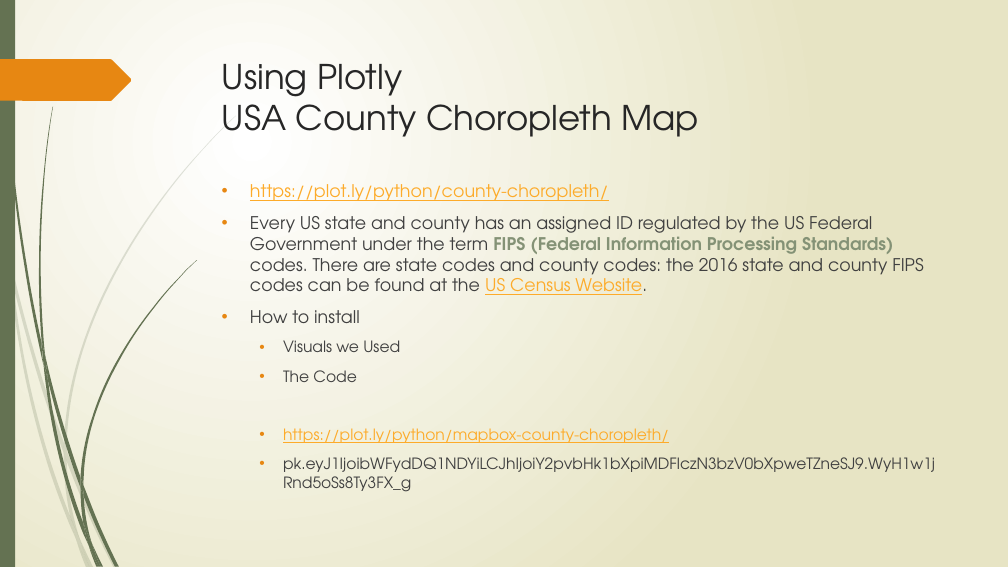
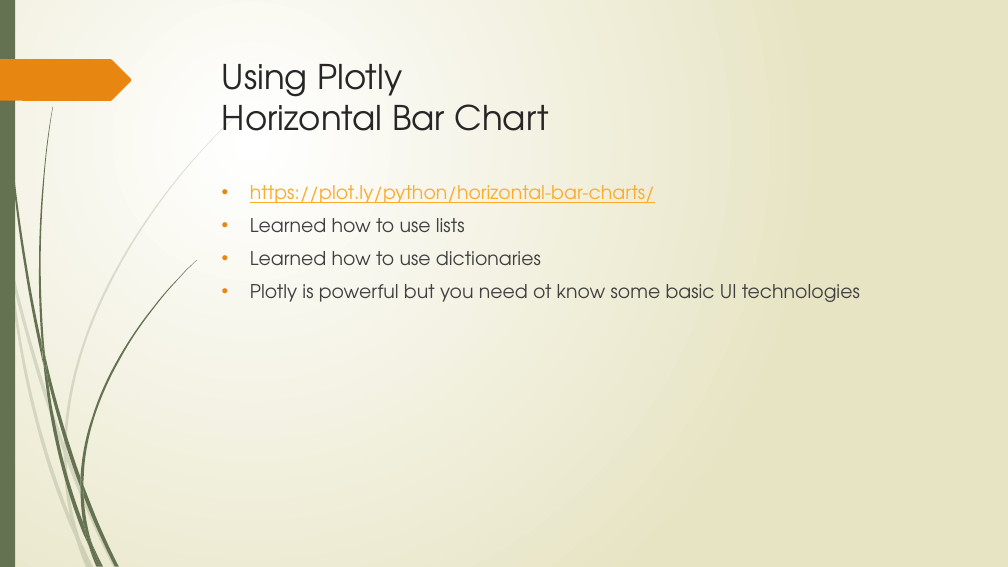
Before and after one commit to smartin25/pythonProject, a slide deck: slide 8 of Election Data Study.pptx (slide 6 before the commit). Drawn at 1008x567 pixels with LibreOffice and Linux fonts; fonts in the diff are those of the drawing. Boxes give left, top, right and bottom in pixels: in the first picture for what was removed or moved away, otherwise in the second. Text is boxed around its words. In the diff, an @@ line names an element or a change of style, - is before the commit and + after.

```diff
--- a/Election Data Study.pptx
+++ b/Election Data Study.pptx
@@ title at (x1=222, y1=64, x2=548, y2=131): text changed @@
-Using Plotly
-USA County Choropleth Map
+Using Plotly
+Horizontal Bar Chart
@@ text at (x1=250, y1=185, x2=860, y2=302): text changed; size 16.6 to 18 pt @@
-• https://plot.ly/python/county-choropleth/
-• Every US state and county has an assigned ID regulated by the US Federal Government under the term FIPS (Federal Information Processing Standards) codes. There are state codes and county codes: the 2016 state and county FIPS codes can be found at the US Census Website.
-• How to install
-  • Visuals we Used
-  • The Code
-  • https://plot.ly/python/mapbox-county-choropleth/
-  • pk.eyJ1IjoibWFydDQ1NDYiLCJhIjoiY2pvbHk1bXpiMDFlczN3bzV0bXpweTZneSJ9.WyH1w1jRnd5oSs8Ty3FX_g
+• https://plot.ly/python/horizontal-bar-charts/
+• Learned how to use lists
+• Learned how to use dictionaries
+• Plotly is powerful but you need ot know some basic UI technologies
```
Also in this commit, not shown: 4 other slides changed, 2 slides added.
